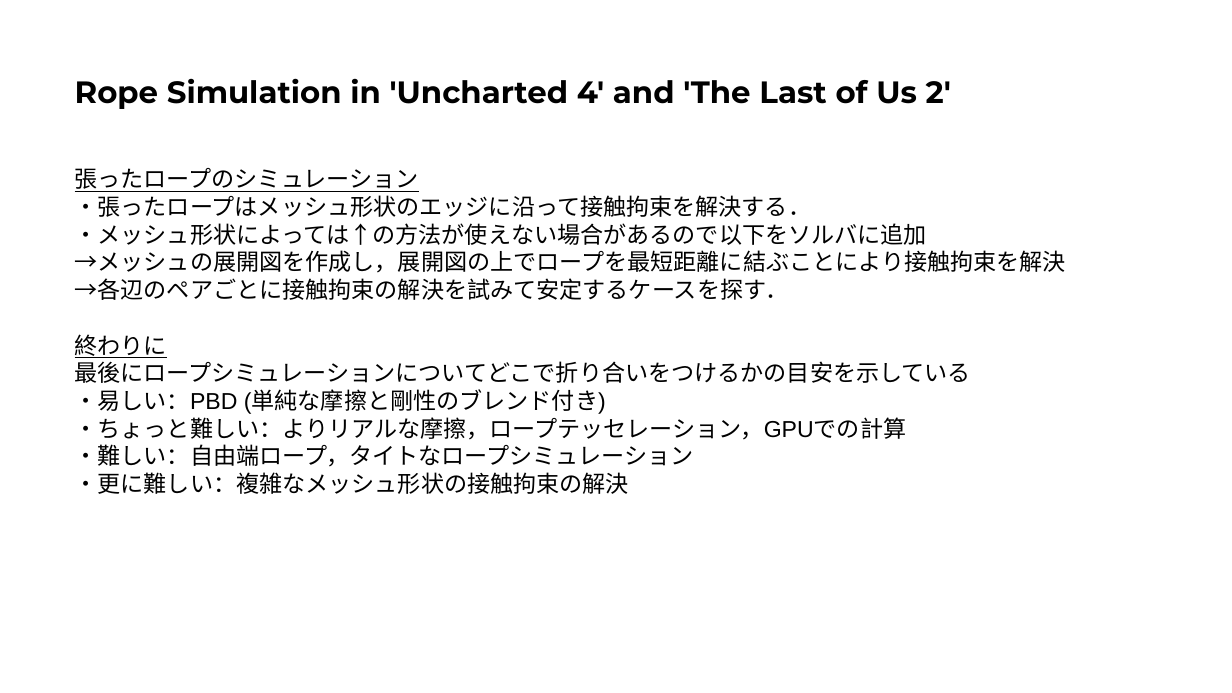
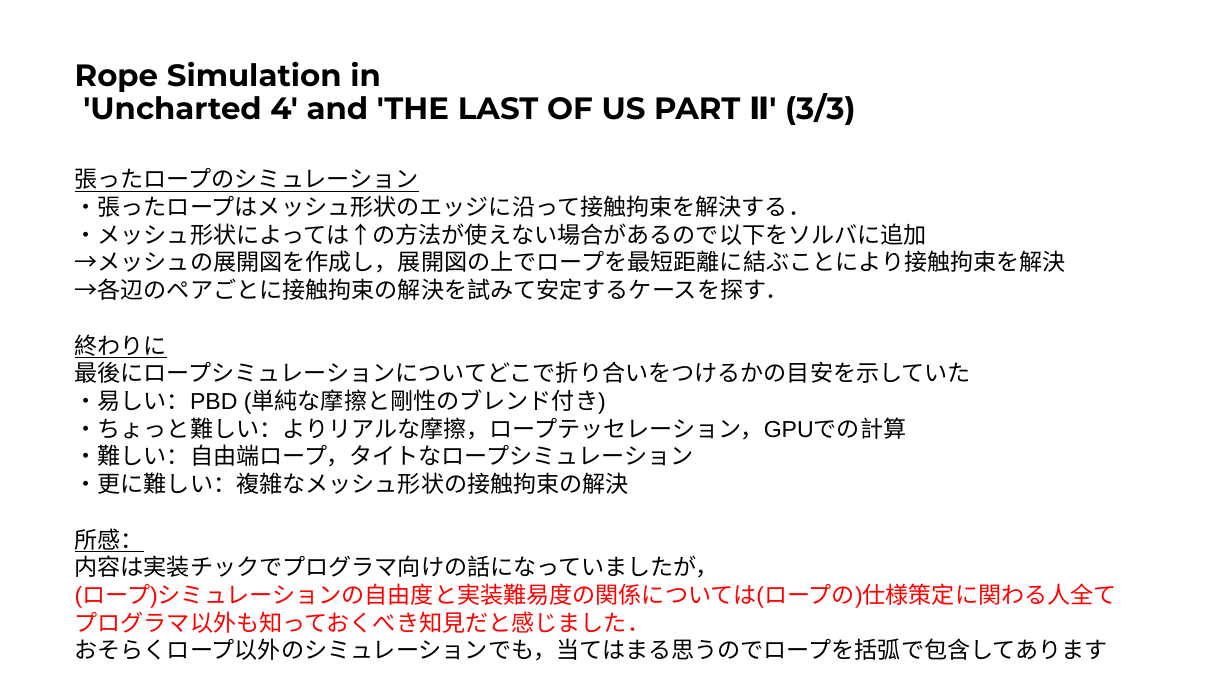
Before and after one commit to IchigoPantsu/test, a slide deck: slide 4 of rope.pptx. Drawn at 1232x693 pixels with LibreOffice and Linux fonts; fonts in the diff are those of the drawing. Boxes give left, top, right and bottom in pixels: in the first picture for what was removed or moved away, otherwise in the second. Text is boxed around its words. In the diff, an @@ line names an element or a change of style, - is before the commit and + after.

```diff
--- a/rope.pptx
+++ b/rope.pptx
@@ title at <box>75,61,856,126</box>: text changed @@
-Rope Simulation in 'Uncharted 4' and 'The Last of Us 2'
+Rope Simulation in
+'Uncharted 4' and 'THE LAST OF US PART Ⅱ' (3/3)
@@ text at <box>75,361,972,383</box>: text changed @@
-最後にロープシミュレーションについてどこで折り合いをつけるかの目安を示している
+最後にロープシミュレーションについてどこで折り合いをつけるかの目安を示していた
@@ text at <box>75,528,1117,661</box>: paragraphs added @@
+所感：
+内容は実装チックでプログラマ向けの話になっていましたが，
+(ロープ)シミュレーションの自由度と実装難易度の関係については(ロープの)仕様策定に関わる人全て
+プログラマ以外も知っておくべき知見だと感じました．
+おそらくロープ以外のシミュレーションでも，当てはまる思うのでロープを括弧で包含してあります
```
Also in this commit, not shown: 2 other slides changed, 16 slides added.
